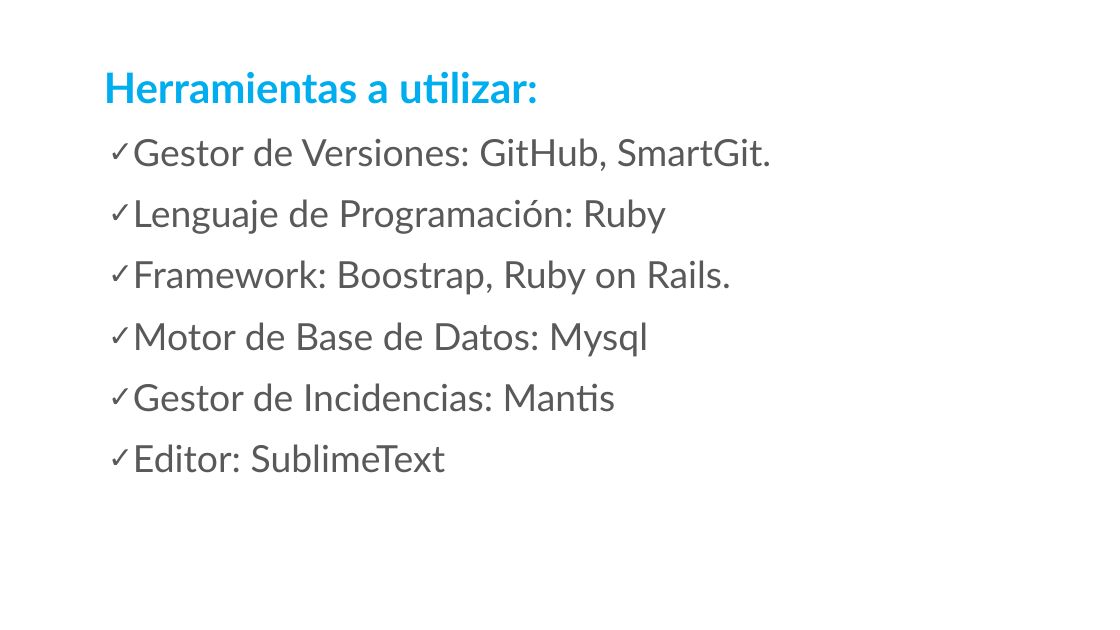
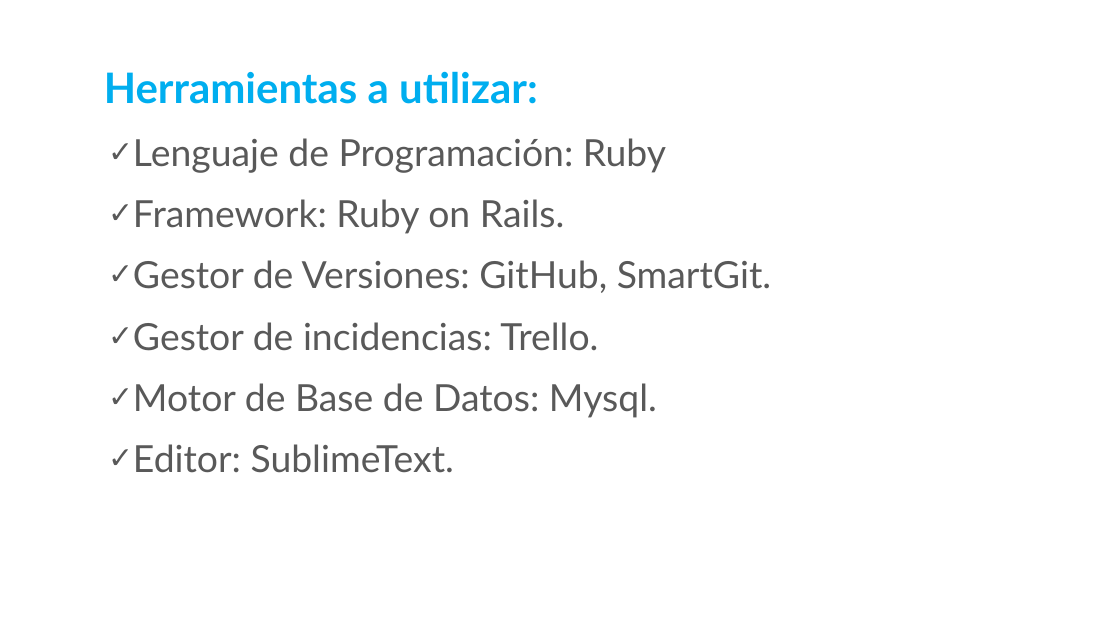
Before and after one commit to areco93/F5Facat, a slide deck: slide 3 of Documentos/grupo2.pptx. Drawn at 1120x630 pixels with LibreOffice and Linux fonts; fonts in the diff are those of the drawing; background and template pictures are left out. Boxes give left, top, right and bottom in pixels: in the first picture for what was removed or moved away, otherwise in the second. Text is boxed around its words. In the diff, an @@ line names an element or a change of style, - is before the commit and + after.

```diff
--- a/Documentos/grupo2.pptx
+++ b/Documentos/grupo2.pptx
@@ text at box(133, 138, 666, 234): paragraphs added @@
+✓ Lenguaje de Programación: Ruby
+✓ Framework: Ruby on Rails.
@@ text at box(133, 322, 657, 473): text changed @@
-✓ Lenguaje de Programación: Ruby
-✓ Framework: Boostrap, Ruby on Rails.
-✓ Motor de Base de Datos: Mysql
-✓ Gestor de Incidencias: Mantis
-✓ Editor: SublimeText
+✓ Gestor de incidencias: Trello.
+✓ Motor de Base de Datos: Mysql.
+✓ Editor: SublimeText.
```
Also in this commit, not shown: 2 other slides changed.
